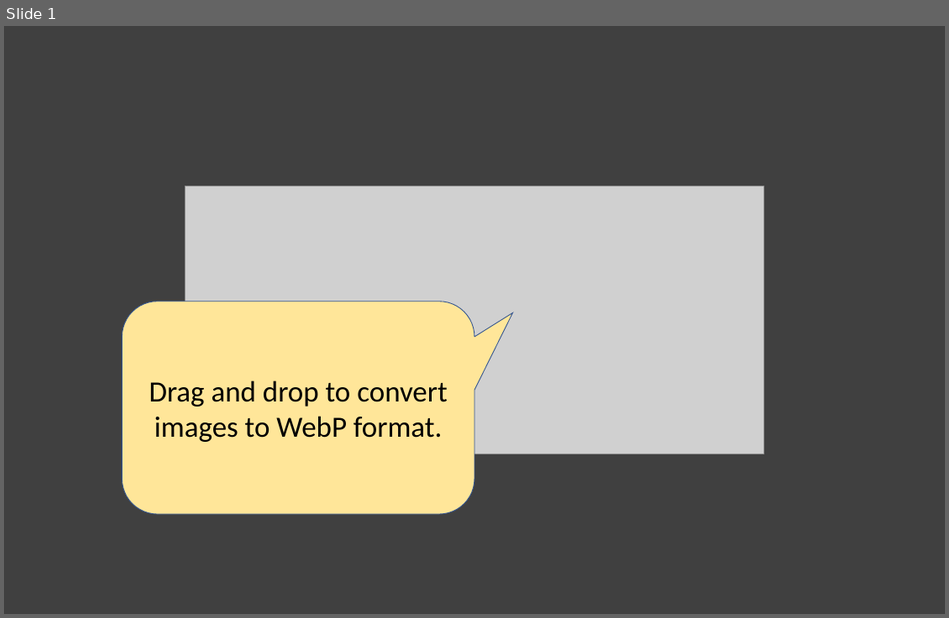
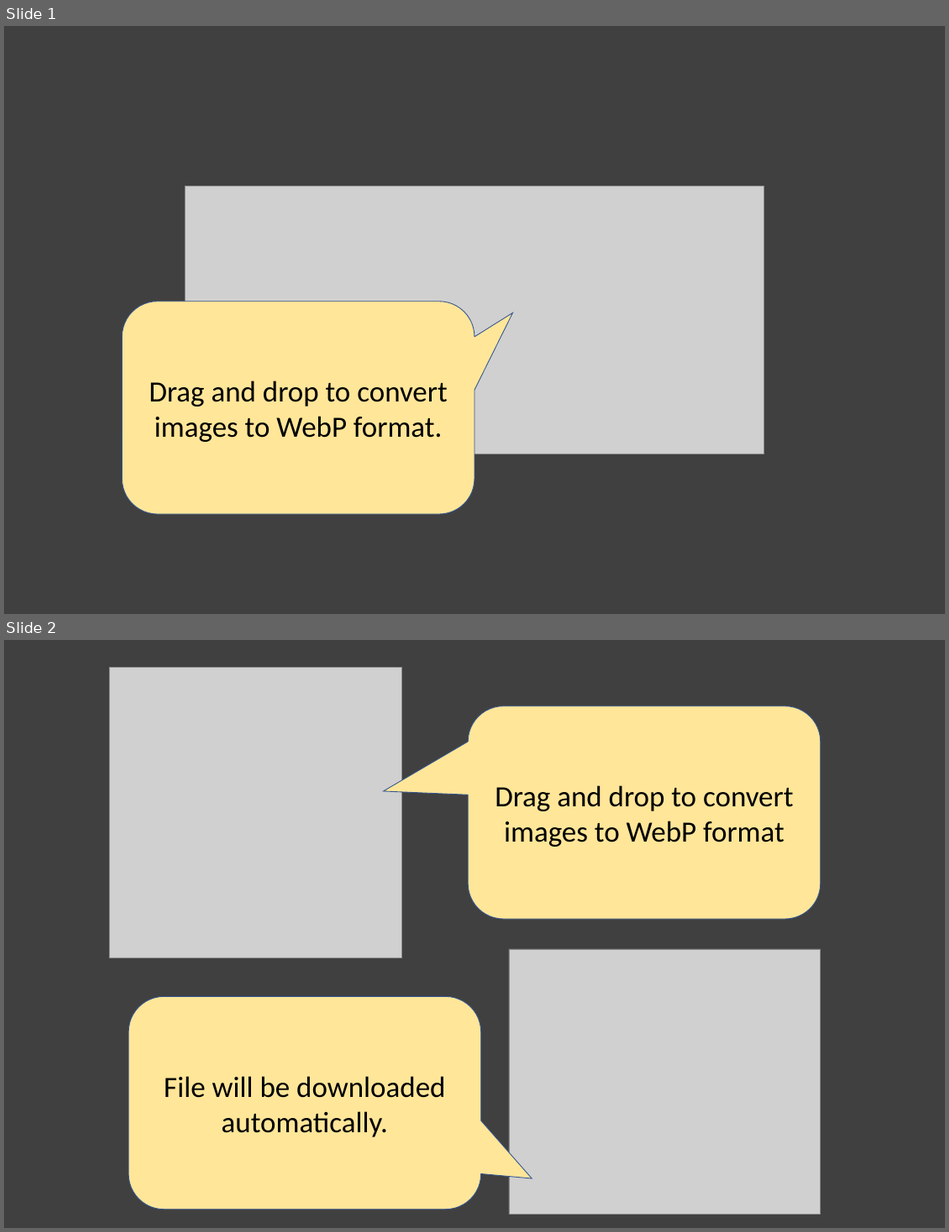
Before and after one commit to fj-sh/image-compression-extension-, a slide deck: docs/description.pptx. Shown one above the other, each under a label of ours: slide 1 before the commit, slides 1 and 2 after it. The pictures are 949x618 and 949x1232 pixels, drawn with LibreOffice and Linux fonts; fonts in the diff are those of the drawing; grey boxes stand for pictures. Boxes give left, top, right and bottom in pixels: in the first picture for what was removed or moved away, otherwise in the second. Text is boxed around its words. In the diff, an @@ line names an element or a change of style, - is before the commit and + after.

```diff
--- a/docs/description.pptx
+++ b/docs/description.pptx
@@ slide 2 added at (4,640,945,1228), background #404040 @@
@@ picture added at (110,668,401,958) @@
@@ rounded speech box added at (468,706,820,919), fill #FFE699, outline #325491 1 pt, 40 pt, text #000000 @@
+Drag and drop to convert images to WebP format
@@ picture added at (509,949,820,1214) @@
@@ rounded speech box added at (128,997,481,1210), fill #FFE699, outline #325491 1 pt, 40 pt, text #000000 @@
+File will be downloaded automatically.
```
Also in this commit, not shown: 4 other files.
